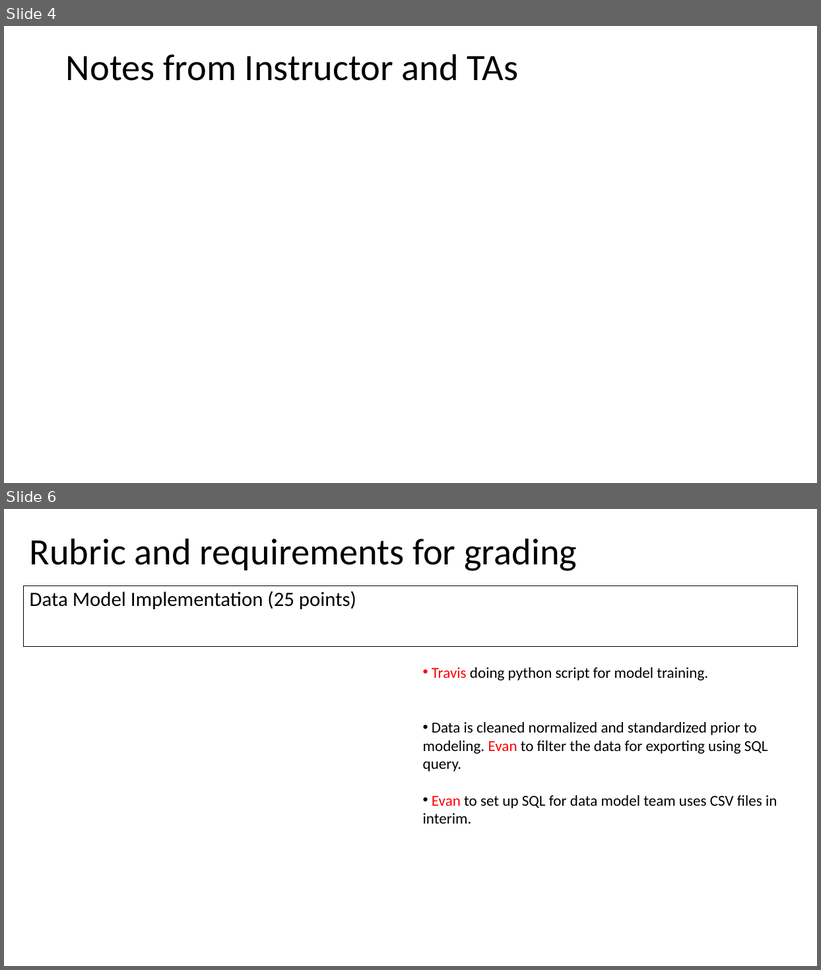
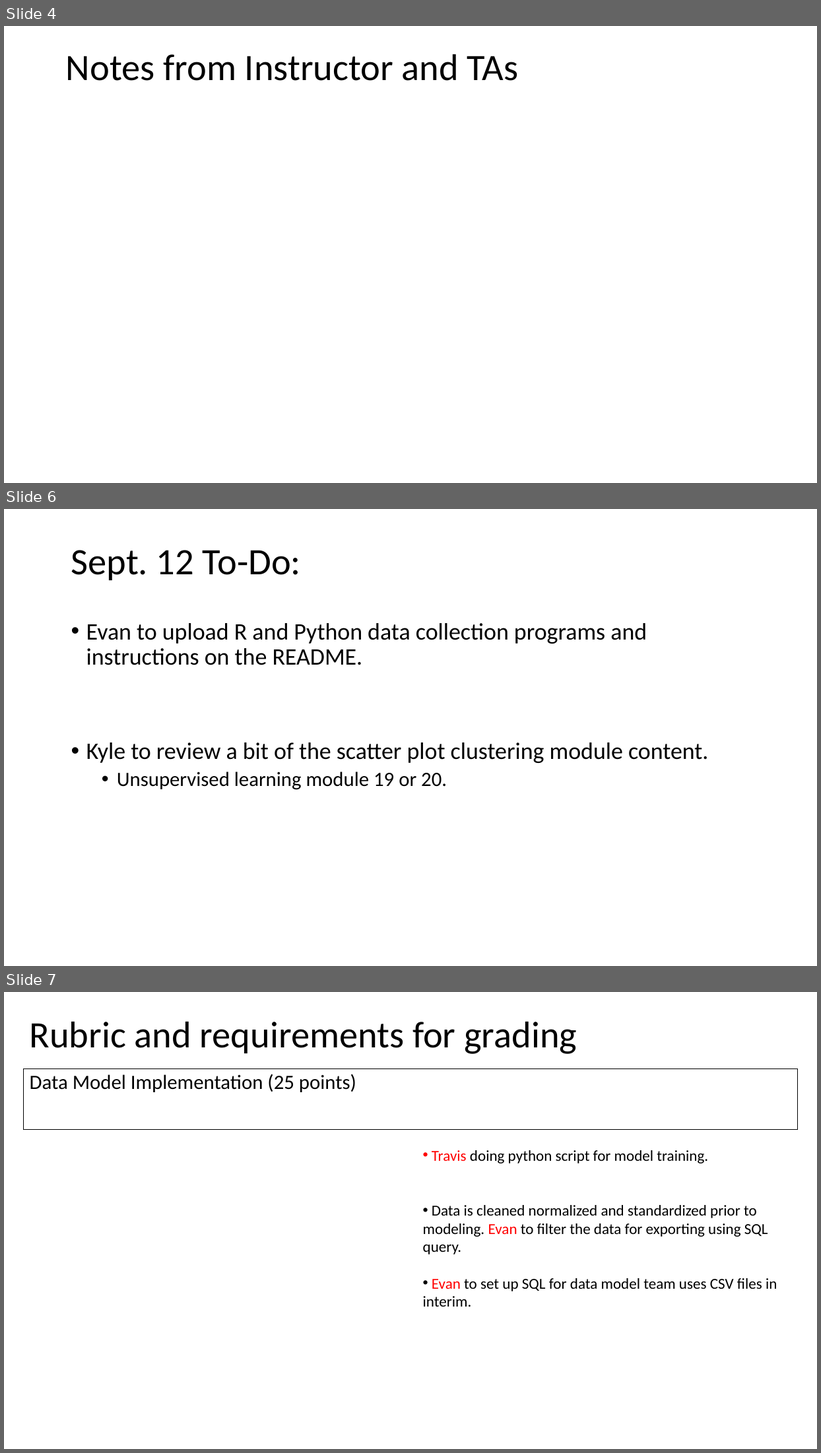
Before and after one commit to Evdawg/Project_4_FF_ML, a slide deck: Project_3_outline.pptm. Shown one above the other, each under a label of ours: slides 4 and 6 before the commit, slides 4, 6 and 7 after it; the slides between them are not shown. The pictures are 821x970 and 821x1453 pixels, drawn with LibreOffice and Linux fonts; fonts in the diff are those of the drawing. Boxes give left, top, right and bottom in pixels: in the first picture for what was removed or moved away, otherwise in the second. Text is boxed around its words. In the diff, an @@ line names an element or a change of style, - is before the commit and + after.

```diff
--- a/Project_3_outline.pptm
+++ b/Project_3_outline.pptm
@@ slide 6 added at box(4, 509, 817, 966), background #FFFFFF @@
@@ title added at box(71, 550, 301, 580), 44 pt, text #000000 @@
+Sept. 12 To-Do:
@@ text added at box(86, 623, 708, 790), 28 pt, text #000000 @@
+• Evan to upload R and Python data collection programs and instructions on the README.
+• Kyle to review a bit of the scatter plot clustering module content.
+  • Unsupervised learning module 19 or 20.
@@ what was slide 6 is now slide 7 @@
```
Also in this commit, not shown: 1 slide changed, 3 other files.
